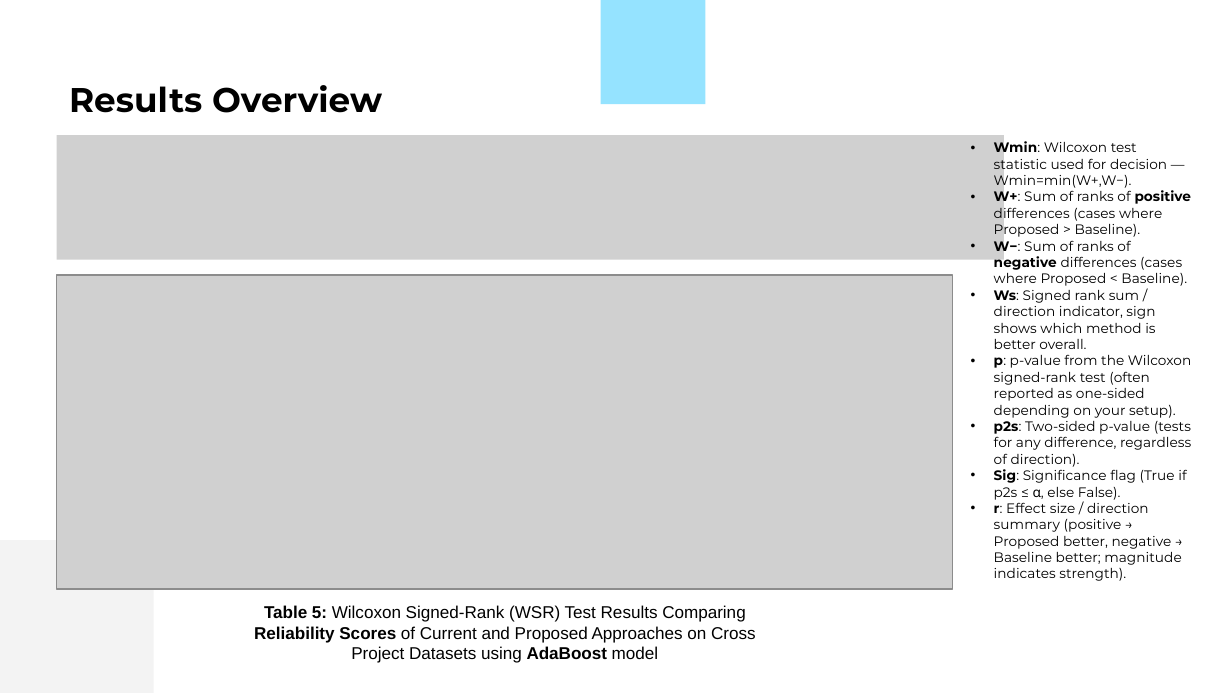
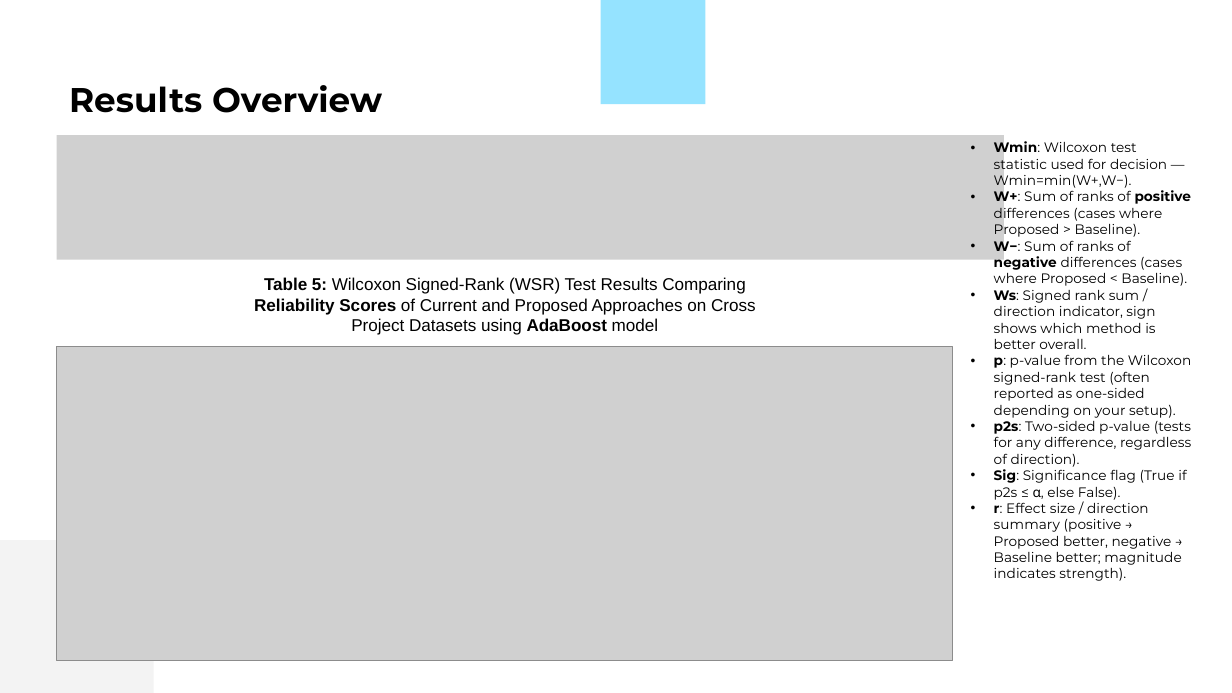
Before and after one commit to uditjain100/TrustX-Defect, a slide deck: slide 17 of Documentation/24CSM1R23_Mid_4th.pptx. Drawn at 1232x693 pixels with LibreOffice and Linux fonts; fonts in the diff are those of the drawing; grey boxes stand for pictures. Boxes give left, top, right and bottom in pixels: in the first picture for what was removed or moved away, otherwise in the second. Text is boxed around its words. In the diff, an @@ line names an element or a change of style, - is before the commit and + after.

```diff
--- a/Documentation/24CSM1R23_Mid_4th.pptx
+++ b/Documentation/24CSM1R23_Mid_4th.pptx
@@ text "Table 5: Wilcoxon Signed-Rank (WSR) ...": place and size @@
-text "Table 5: Wilcoxon Signed-Rank (WSR) ..." at box(254, 605, 756, 663)
+text "Table 5: Wilcoxon Signed-Rank (WSR) ..." at box(254, 277, 756, 335)
@@ picture: place and size @@
-picture at box(57, 275, 952, 589)
+picture at box(57, 346, 952, 660)
```
Also in this commit, not shown: 5 other slides changed, 1 slide added, 1 other file.
